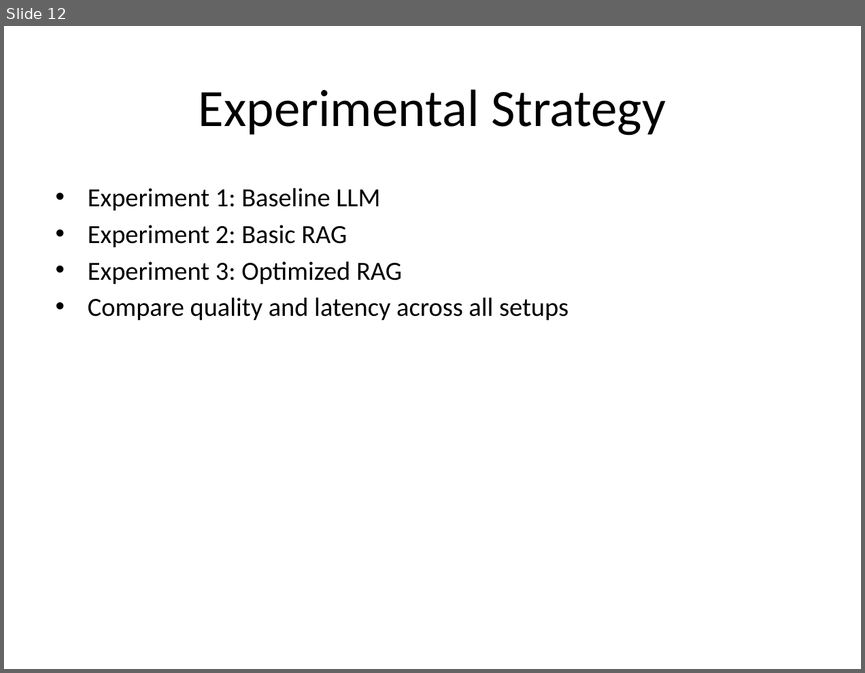
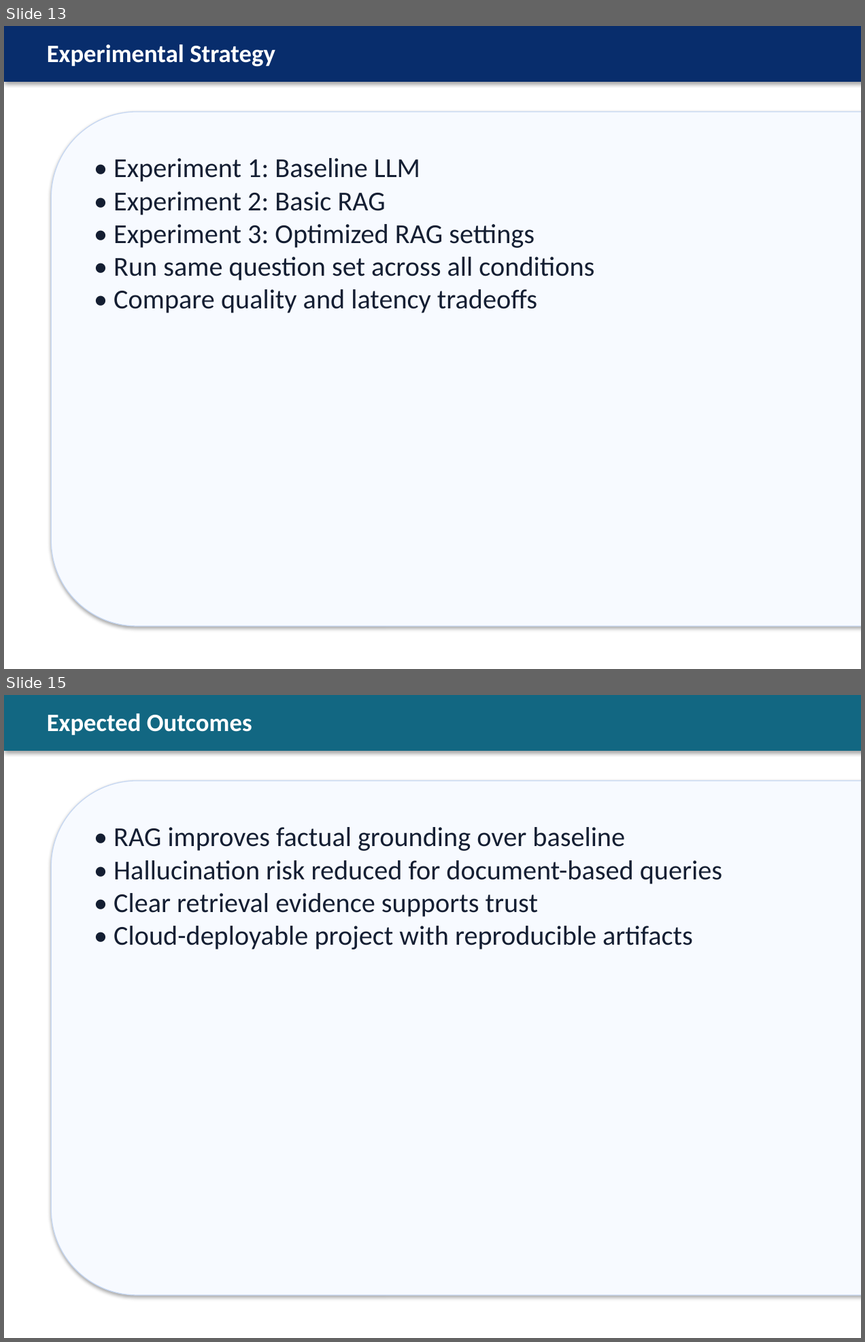
Before and after one commit to sundar0004/-Cloud-Based-RAG, a slide deck: docs/MSc_RAG_Project_Vels_University.pptx. Shown one above the other, each under a label of ours: slide 12 before the commit, slides 13 and 15 after it; the slides between them are not shown. The pictures are 865x673 and 865x1342 pixels, drawn with LibreOffice and Linux fonts; fonts in the diff are those of the drawing. Boxes give left, top, right and bottom in pixels: in the first picture for what was removed or moved away, otherwise in the second. Text is boxed around its words. In the diff, an @@ line names an element or a change of style, - is before the commit and + after.

```diff
--- a/docs/MSc_RAG_Project_Vels_University.pptx
+++ b/docs/MSc_RAG_Project_Vels_University.pptx
@@ slide 15 added at [4,695,861,1338], background #FFFFFF @@
@@ rectangle added at [4,695,861,751], fill #126782 @@
@@ text added at [47,713,252,735], 21 pt, text #FFFFFF, bold @@
+Expected Outcomes
@@ rounded rectangle added at [51,781,861,1295], fill #F7FAFF, outline #C6D7F2 0.75 pt @@
@@ text added at [113,827,722,949], 23 pt, text #141E32 @@
+• RAG improves factual grounding over baseline
+• Hallucination risk reduced for document-based queries
+• Clear retrieval evidence supports trust
+• Cloud-deployable project with reproducible artifacts
@@ what was slide 12 is now slide 13 @@
@@ slide 13 changed as well @@
@@ rectangle added at [4,26,861,82], fill #082D6C @@
@@ text "Experimental Strategy": place and size @@
-text "Experimental Strategy" at [198,89,666,135]
+text "Experimental Strategy" at [47,44,275,67]
@@ text "Experimental Strategy" at [47,44,275,67]: size 44 to 21 pt, text colour #000000 to #FFFFFF, bold on; alignment centre to left; vertical alignment middle to top @@
@@ rounded rectangle added at [51,112,861,626], fill #F7FAFF, outline #C6D7F2 0.75 pt @@
@@ text at [113,158,594,313]: text changed; size 22 to 23 pt; text colour #000000 to #141E32 @@
-• Experiment 1: Baseline LLM
-• Experiment 2: Basic RAG
-• Experiment 3: Optimized RAG
-• Compare quality and latency across all setups
+• Experiment 1: Baseline LLM
+• Experiment 2: Basic RAG
+• Experiment 3: Optimized RAG settings
+• Run same question set across all conditions
+• Compare quality and latency tradeoffs
```
Also in this commit, not shown: 5 other slides changed, 13 other slides added, 13 slides removed, 1 other file.
